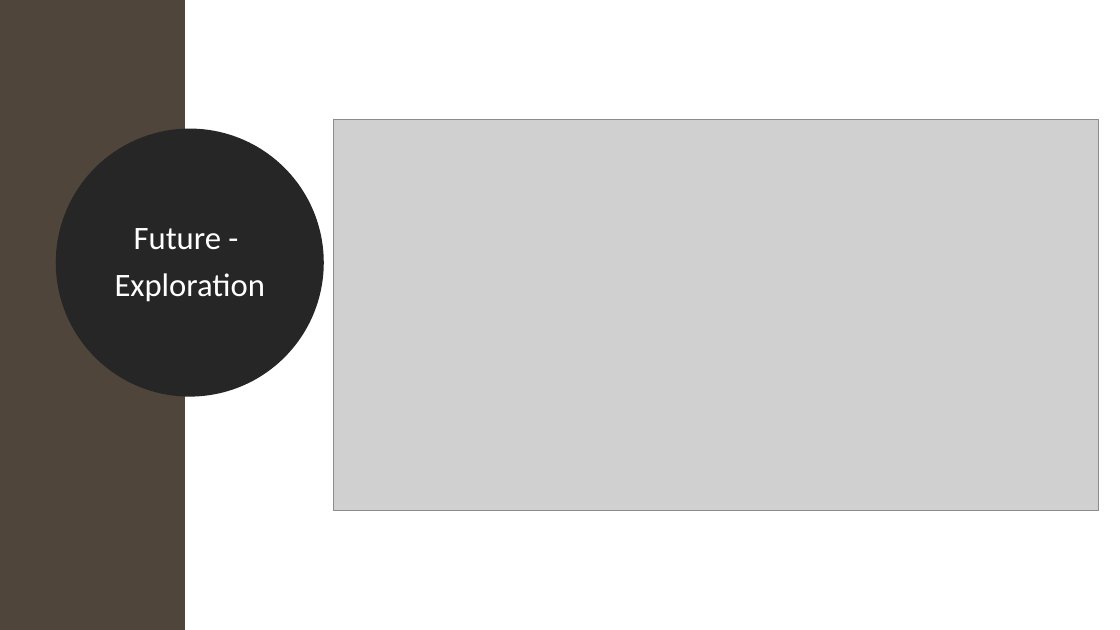
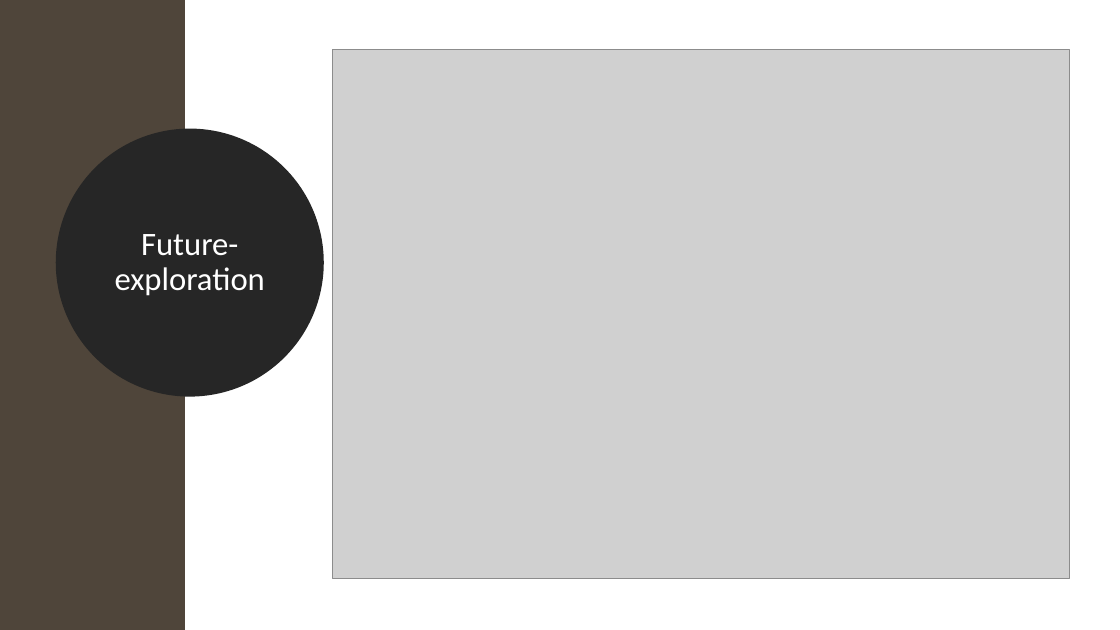
Before and after one commit to QFinUWA/Range-Trading-Team2, a slide deck: slide 14 of Final Trading presentation– Sem 2.pptx (slide 15 before the commit). Drawn at 1120x630 pixels with LibreOffice and Linux fonts; fonts in the diff are those of the drawing; grey boxes stand for pictures. Boxes give left, top, right and bottom in pixels: in the first picture for what was removed or moved away, otherwise in the second. Text is boxed around its words. In the diff, an @@ line names an element or a change of style, - is before the commit and + after.

```diff
--- a/Final Trading presentation– Sem 2.pptx
+++ b/Final Trading presentation– Sem 2.pptx
@@ picture: place and size @@
-picture at box(334, 119, 1099, 511)
+picture at box(333, 50, 1069, 579)
@@ text in ellipse at box(115, 234, 265, 296): text changed @@
-Future -
-Exploration
+Future-exploration
```
Also in this commit, not shown: 1 other file.
